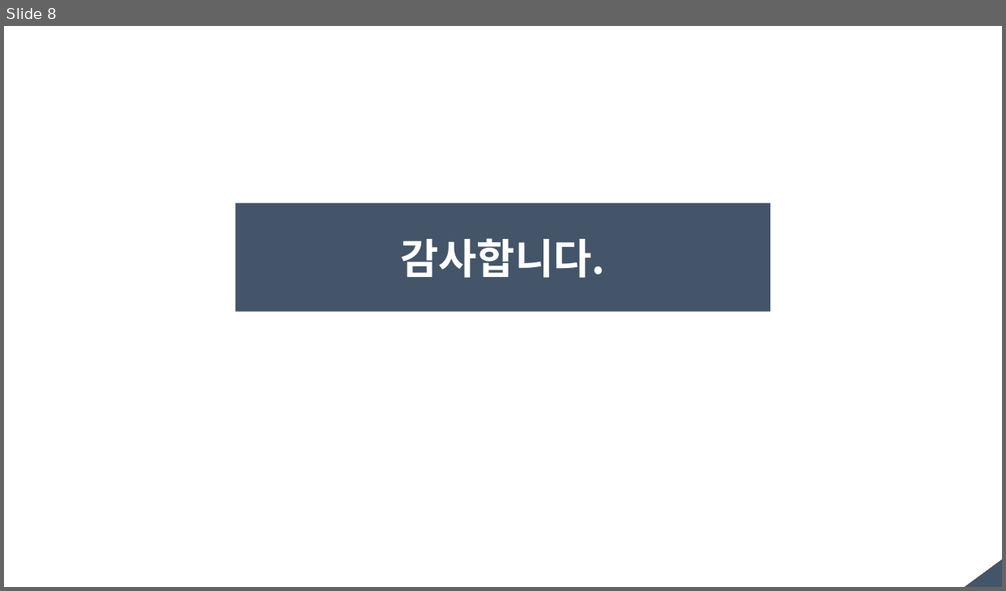
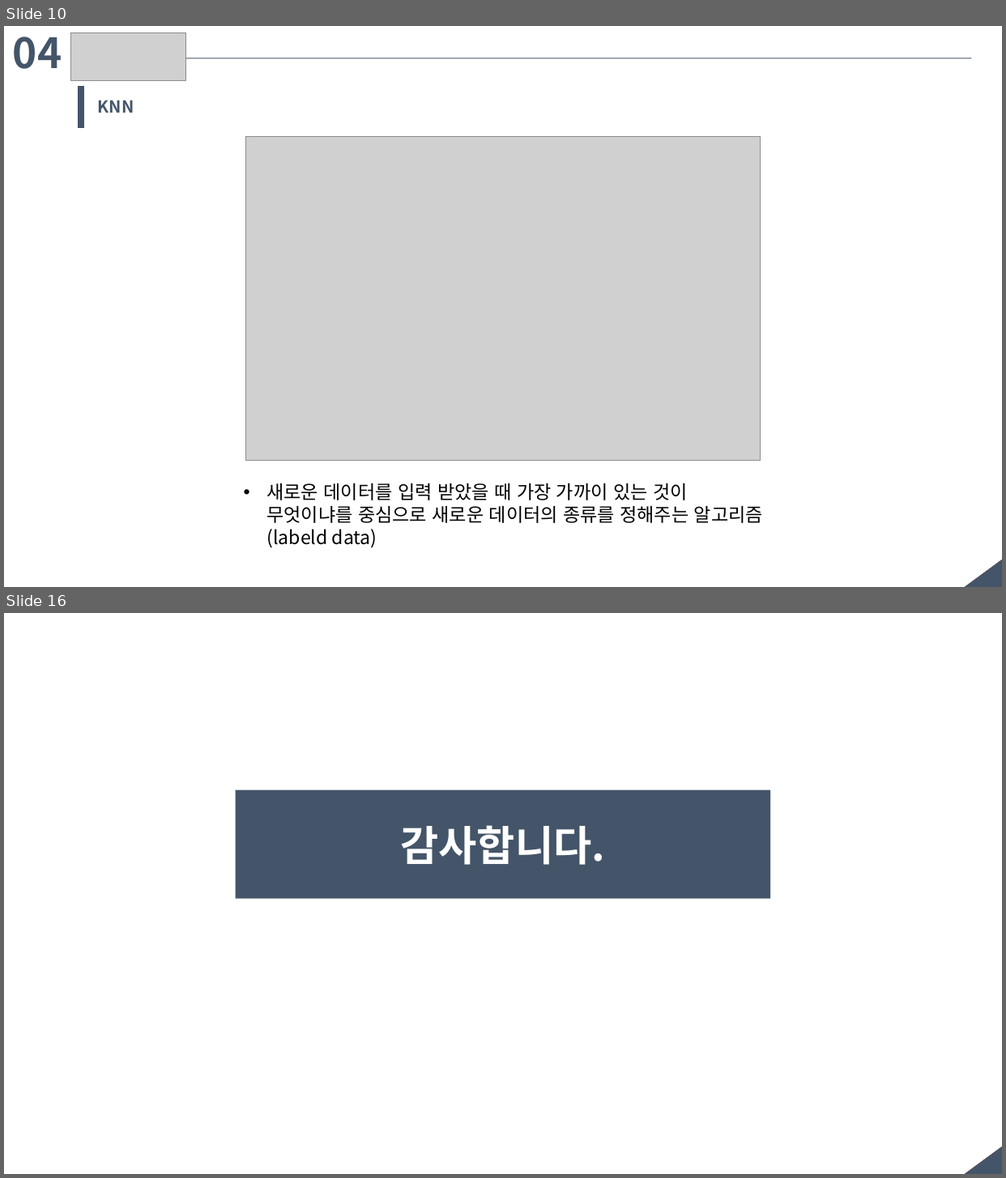
Before and after one commit to Nanjangpan/Machine_Learnig_algorithm_cheat_sheat, a slide deck: Machine_Learnig_algorithm_cheat_sheat.ppt. Shown one above the other, each under a label of ours: slide 8 before the commit, slides 10 and 16 after it; the slides between them are not shown. The pictures are 1006x591 and 1006x1178 pixels, drawn with LibreOffice and Linux fonts; fonts in the diff are those of the drawing; grey boxes stand for pictures. Boxes give left, top, right and bottom in pixels: in the first picture for what was removed or moved away, otherwise in the second. Text is boxed around its words. In the diff, an @@ line names an element or a change of style, - is before the commit and + after.

```diff
--- a/Machine_Learnig_algorithm_cheat_sheat.ppt
+++ b/Machine_Learnig_algorithm_cheat_sheat.ppt
@@ slide 10 added at (4, 26, 1002, 587), background #FFFFFF; not listed: 2 template elements that a slide beside it also shows @@
@@ text added at (13, 37, 62, 69), 40 pt, text #445569, bold @@
+04
@@ picture added at (70, 32, 185, 80) @@
@@ line added from (185, 58) to (971, 58), #445569 0.74 pt @@
@@ rectangle added at (78, 87, 83, 128), fill #445569, outline #445569 0.99 pt @@
@@ text added at (98, 101, 134, 113), 16 pt, text #445569, bold @@
+KNN
@@ picture added at (245, 137, 760, 461) @@
@@ text added at (266, 484, 763, 548), 18 pt, text #000000 @@
+• 새로운 데이터를 입력 받았을 때 가장 가까이 있는 것이 무엇이냐를 중심으로 새로운 데이터의 종류를 정해주는 알고리즘(labeld data)
@@ what was slide 8 is now slide 16 @@
```
Also in this commit, not shown: 3 slides changed, 7 other slides added.
